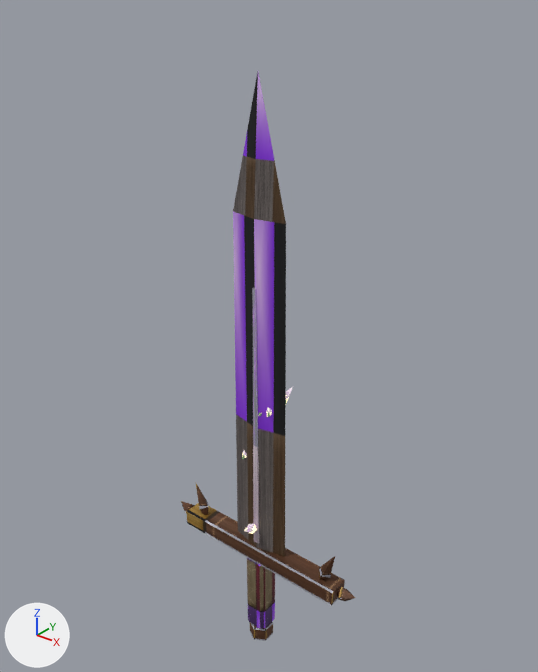
What one commit did to the FBX model cyclops/export/weapons/HighSword.fbx.
One viewpoint serves both versions: a camera (50 mm lens) standing at (2.78, -3.38, 4.29) and looking at (-0.06, 0.18, 2.09). Arrows for +X, +Y and +Z are at lower left; the lights stay in place. The first picture is the older version.

Names of what the first picture shows: 'Blade', 'Glow', 'Guard', 'Handle' and 1 more.
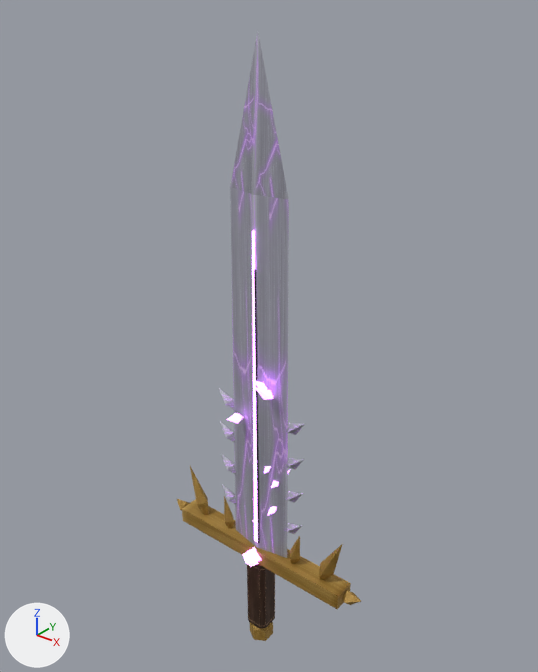
Pixel boxes [x1, y1, x2, y2] of what changed, in the pictures (538 x 672 px; the box of a moved part takes in the faces that stretch with it):
'Blade', reshaped (61% wider, 9% taller)
    before: [233, 72, 286, 557]
    after: [219, 31, 305, 558]
'Guard', reshaped (17% taller)
    before: [181, 484, 355, 606]
    after: [177, 466, 361, 609]
'Glow', reshaped, recoloured (27% wider, 128% taller)
    before: [242, 387, 293, 534]
    after: [226, 230, 291, 567]
part 1 of me_glow, moved or reshaped
    before: [242, 451, 247, 459]
    after: [264, 466, 271, 474]
part 2 of me_glow, moved or reshaped (mostly hidden before)
    before: [286, 387, 293, 404]
    after: [254, 387, 274, 400]
part 3 of me_glow, moved or reshaped (not visible before)
    after: [226, 413, 243, 424]
part 4 of me_glow, moved or reshaped
    before: [244, 524, 257, 534]
    after: [267, 506, 277, 516]
part 5 of me_glow, added
    after: [271, 469, 291, 488]
part 6 of me_glow, added
    after: [242, 230, 261, 567]
part 7 of me_glow, added (mostly hidden)
    after: [252, 380, 267, 389]
part 8 of me_guard, added (brown)
    after: [182, 499, 351, 609]
part 9 of me_guard, moved or reshaped
    before: [337, 587, 355, 602]
    after: [343, 590, 361, 605]
part 10 of me_guard, moved or reshaped
    before: [181, 501, 195, 513]
    after: [177, 499, 189, 511]
part 11 of me_guard, moved or reshaped
    before: [319, 556, 335, 579]
    after: [319, 544, 342, 579]
part 12 of me_guard, moved or reshaped
    before: [196, 484, 208, 515]
    after: [289, 536, 300, 563]
part 13 of me_guard, added
    after: [190, 466, 209, 515]
part 14 of me_guard, added
    after: [224, 496, 234, 528]
part 15 of me_guard, deleted (brown)
    before: [186, 503, 345, 606]
part 16 of me_handle, surface changed (darker)
    both: [247, 564, 275, 629]
part 17 of me_blade, built on
    after: [219, 388, 305, 534]
part 18 of me_blade, surface changed
    before: [233, 72, 286, 557]
    after: [230, 44, 289, 558]

The change, as a list of edits to the scene's bpy script:
```text
Change me_handle:
    where me_handle.from_pydata(...)  # 16 vertices, 10 faces; spans x -0.09..0.09, y -0.09..0.09, z -0.32..0.32
    me_handle part 16: texture (UV) coordinates of 10 of 10 faces, centred in x -0.09..0.09, y -0.09..0.09, z -0.32..0.32, changed; they spanned u 0.17..0.33, v 0.67..0.83 and now span u 0.0..0.14, v 0.72..0.85
Change me_glow:
    remove me_glow.from_pydata(...)  # 56 vertices, 80 faces; spans x -0.17..0.158, y -0.219..0.247, z 0.598..1.771
    remove me_glow.materials.append(mat_cyclopsglow)
    add me_glow.from_pydata(...)  # 88 vertices, 118 faces; spans x -0.175..0.187, y -0.18..0.18, z 0.3..2.9
    me_glow part 1: the loose piece of 7 vertices spanning x -0.164..-0.091, y -0.059..0.116, z 1.179..1.269 is multiplied about its middle by the matrix ((0.979, 0.278, -0.064), (-0.285, 0.948, -0.244), (-0.007, 0.252, 0.988)), then moved by (0.219, -0.01, -0.016), in mat_glowb046ff (purple #d88fff, glowing purple #d88fff)
    me_glow part 2: the loose piece of 7 vertices spanning x 0.084..0.158, y 0.023..0.179, z 1.647..1.771 is multiplied about its middle by the matrix ((-0.977, -0.144, 0.022), (0.145, -0.976, 0.057), (0.014, 0.059, 0.986)), then moved by (-0.003, -0.197, 0.122), in mat_glowb046ff (purple #d88fff, glowing purple #d88fff)
    me_glow part 3: the loose piece of 7 vertices spanning x -0.002..0.072, y 0.029..0.133, z 1.624..1.725 is multiplied about its middle by the matrix ((-0.976, -0.135, -0.141), (0.188, -0.84, -0.5), (-0.051, -0.517, 0.849)), then moved by (-0.179, -0.175, -0.141), in mat_glowb046ff (purple #d88fff, glowing purple #d88fff)
    me_glow part 4: the loose piece of 7 vertices spanning x -0.043..0.03, y -0.219..-0.019, z 0.598..0.718 is multiplied about its middle by the matrix ((-0.798, -0.631, -0.074), (0.633, -0.783, -0.162), (0.043, -0.173, 1.004)), then moved by (0.158, 0.143, 0.218), in mat_glowb046ff (purple #d88fff, glowing purple #d88fff)
    me_glow part 5: the loose piece of 7 vertices spanning x 0.084..0.158, y 0.023..0.179, z 1.647..1.771 is copied, and the copy is multiplied about its middle by the matrix ((0.995, -0.065, 0.053), (0.046, 0.949, 0.308), (-0.07, -0.304, 0.949)), then moved by (0.03, -0.068, -0.616), in mat_glowb046ff (purple #d88fff, glowing purple #d88fff); it spans x 0.114..0.186, y -0.06..0.127, z 1.047..1.126
    me_glow part 6: 39 vertices added at x -0.094..0.08, y -0.18..0.18, z 0.3..2.9
    me_glow part 7: 7 vertices added at x 0.022..0.096, y -0.139..0.061, z 1.742..1.924
    other edits to the shape of me_glow do not show in these pictures
    add me_glow.materials.append(mat_glowb046ff)  # purple #d88fff, glowing purple #d88fff
Change me_blade:
    remove me_blade.from_pydata(...)  # 17 vertices, 15 faces; spans x -0.23..0.23, y -0.05..0.05, z 0.42..3.82
    add me_blade.from_pydata(...)  # 65 vertices, 79 faces; spans x -0.38..0.38, y -0.05..0.05, z 0.42..4.02
    me_blade part 17: 11 vertices moved from x -0.23..0.23, y -0.05..0.05, z 0.42..3.82 to x -0.25..0.25, y -0.05..0.05, z 0.42..4.02; 48 vertices added at x -0.38..0.38, y -0.05..0.04, z 0.69..1.65
    me_blade part 18: 15 kept faces spanning x -0.25..0.25, y -0.05..0.05, z 0.42..4.02 get new texture (UV) coordinates
Change me_guard:
    remove me_guard.from_pydata(...)  # 32 vertices, 38 faces; spans x -0.84..0.84, y -0.08..0.08, z 0.32..0.7
    add me_guard.from_pydata(...)  # 44 vertices, 54 faces; spans x -0.89..0.89, y -0.08..0.08, z 0.32..0.84
    me_guard part 8: a new loose piece, a box spanning x -0.75..0.75, y -0.08..0.08, z 0.32..0.44, in mat_cyclops (picture img_cyclops_texture_png)
    me_guard part 9: the loose piece of 6 vertices spanning x 0.68..0.84, y -0.06..0.06, z 0.33..0.45 is moved by (0.05, 0.0, 0.0)
    me_guard part 10: the loose piece of 6 vertices spanning x -0.84..-0.68, y -0.06..0.06, z 0.33..0.45 is moved by (-0.05, 0.0, 0.0)
    me_guard part 11: the loose piece of 6 vertices spanning x 0.53..0.66, y -0.05..0.05, z 0.39..0.7 is scaled about its middle by (1.4, 1.2, 1.5), then moved by (0.02, 0.0, 0.06)
    me_guard part 12: the loose piece of 6 vertices spanning x -0.66..-0.53, y -0.05..0.05, z 0.39..0.7 is multiplied about its middle by the matrix ((-0.983, 0.0, -0.182), (0.0, -1.0, 0.0), (-0.182, 0.0, 0.983)), then moved by (0.92, 0.0, 0.01)
    me_guard part 13: the loose piece of 6 vertices spanning x -0.66..-0.53, y -0.05..0.05, z 0.39..0.7 is copied, and the copy is scaled about its middle by (1.4, 1.2, 1.5), then moved by (-0.02, 0.0, 0.06); it spans x -0.72..-0.53, y -0.06..0.06, z 0.37..0.84
    me_guard part 14: the loose piece of 6 vertices spanning x -0.66..-0.53, y -0.05..0.05, z 0.39..0.7 is copied, and the copy is turned 10.5 degrees about the y axis through its middle, then moved by (0.27, 0.0, 0.01); it spans x -0.37..-0.27, y -0.05..0.05, z 0.38..0.71
    me_guard part 15: the loose piece of 8 vertices spanning x -0.7..0.7, y -0.08..0.08, z 0.32..0.44 is deleted
```
